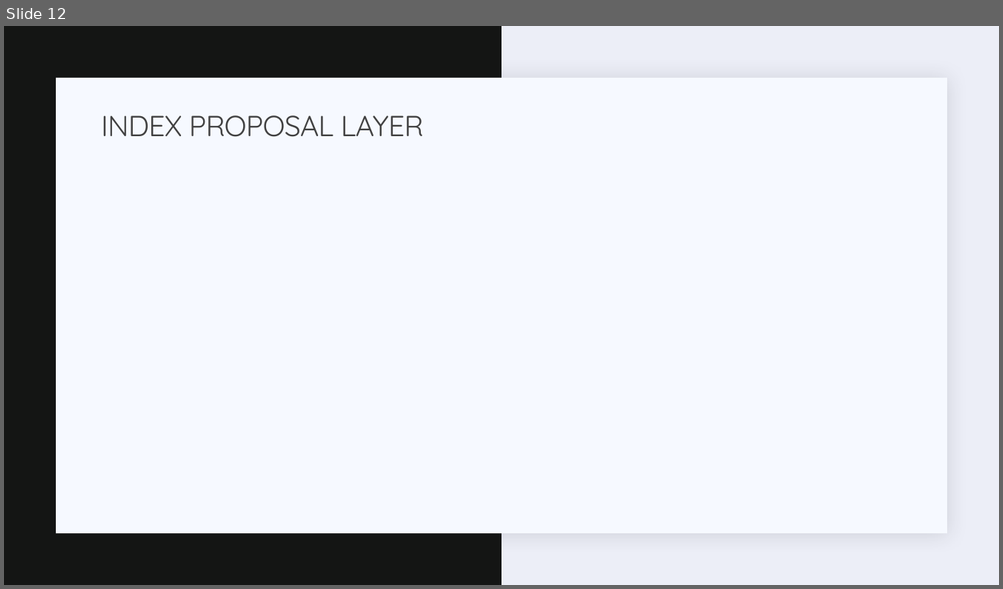
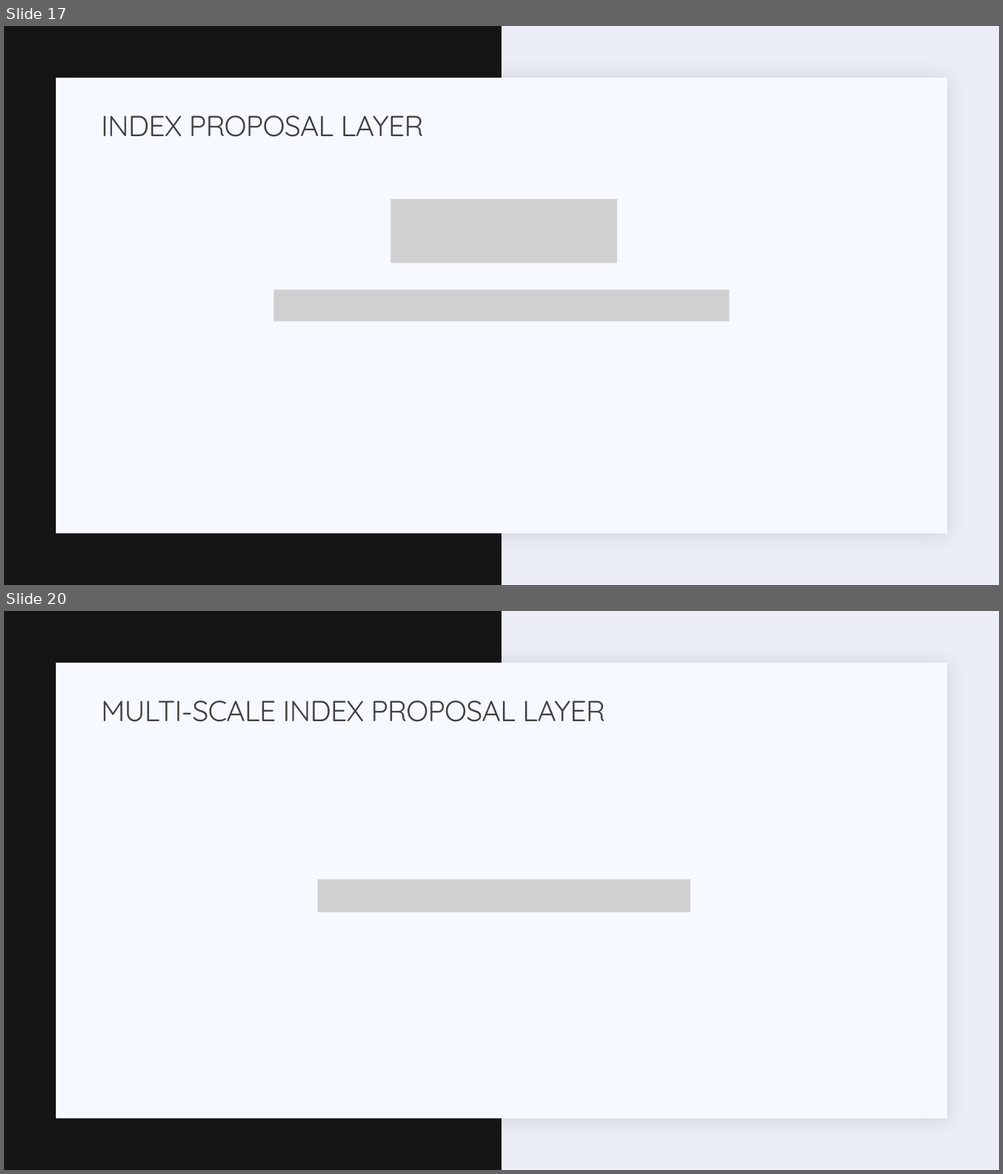
Before and after one commit to semnan-university-ai/Key.Net, a slide deck: slides.pptx. Shown one above the other, each under a label of ours: slide 12 before the commit, slides 17 and 20 after it; the slides between them are not shown. The pictures are 1003x589 and 1003x1174 pixels, drawn with LibreOffice and Linux fonts; fonts in the diff are those of the drawing; grey boxes stand for pictures. Boxes give left, top, right and bottom in pixels: in the first picture for what was removed or moved away, otherwise in the second. Text is boxed around its words. In the diff, an @@ line names an element or a change of style, - is before the commit and + after.

```diff
--- a/slides.pptx
+++ b/slides.pptx
@@ slide 20 added at <box>4,611,999,1170</box>, background #ECEEF7; not listed: 2 template elements that a slide beside it also shows @@
@@ title added at <box>101,701,605,722</box>, 28 pt, text #404040 @@
+MULTI-SCALE INDEX PROPOSAL LAYER
@@ picture added at <box>317,880,691,912</box> @@
@@ what was slide 12 is now slide 17 @@
@@ slide 17 changed as well @@
@@ picture added at <box>390,199,617,264</box> @@
@@ picture added at <box>273,290,729,321</box> @@
```
Also in this commit, not shown: 10 other slides changed, 20 other slides added, 10 slides removed, 4 other files.
